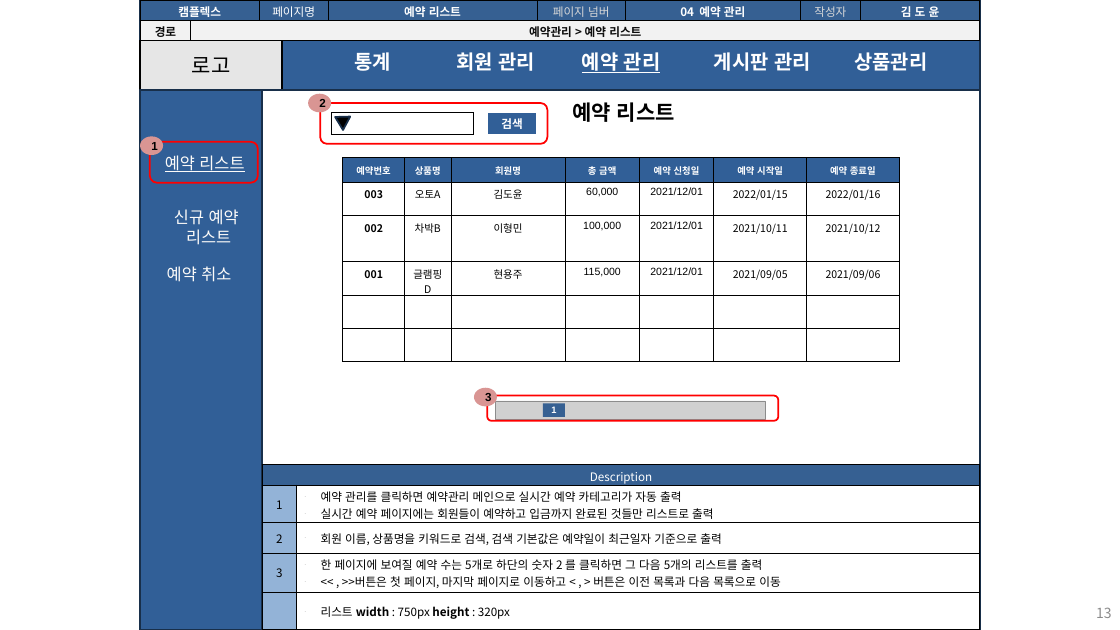
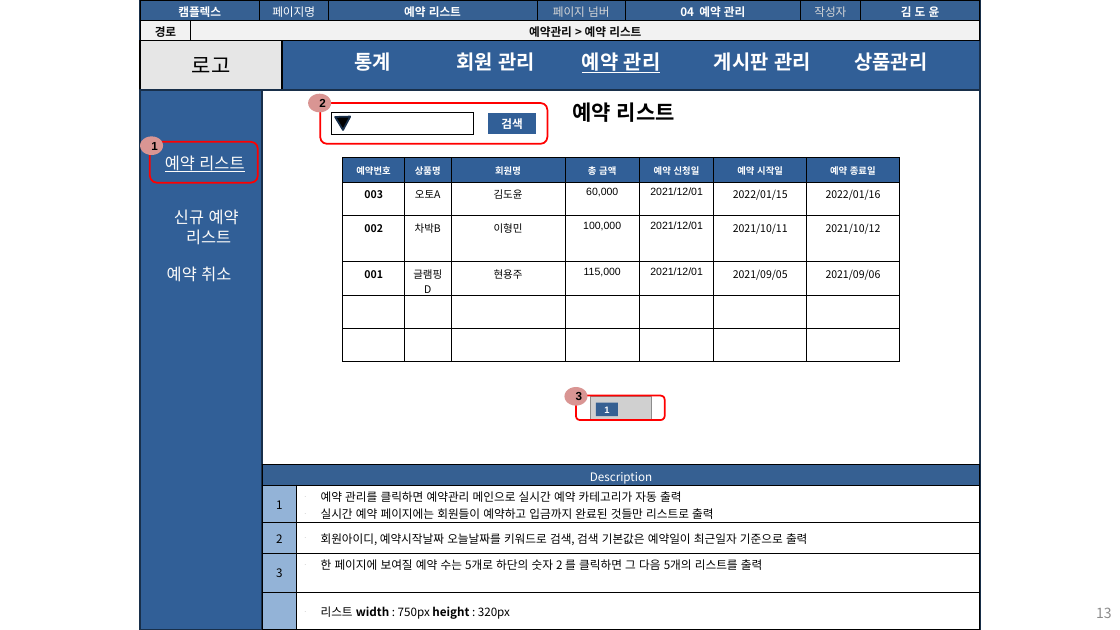
Before and after one commit to seoulsudal/CamFlexProject, a slide deck: slide 13 of 프로젝트 산출물/9. 스토리보드/캠플렉스 관리자_스토리보드.pptx. Drawn at 1120x630 pixels with LibreOffice and Linux fonts; fonts in the diff are those of the drawing; grey boxes stand for pictures. Boxes give left, top, right and bottom in pixels: in the first picture for what was removed or moved away, otherwise in the second. Text is boxed around its words. In the diff, an @@ line names an element or a change of style, - is before the commit and + after.

Commit message:
관리자 메인페이지 수정완료, 요구사항 스토리보드 수정중..

```diff
--- a/프로젝트 산출물/9. 스토리보드/캠플렉스 관리자_스토리보드.pptx
+++ b/프로젝트 산출물/9. 스토리보드/캠플렉스 관리자_스토리보드.pptx
@@ ellipse "3": place and size @@
-ellipse "3" at (474, 388, 497, 407)
+ellipse "3" at (565, 387, 587, 406)
@@ rounded rectangle: place and size @@
-rounded rectangle at (487, 396, 778, 421)
+rounded rectangle at (576, 396, 665, 420)
@@ picture: place and size @@
-picture at (495, 401, 765, 419)
+picture at (591, 397, 651, 420)
@@ rectangle "1": place and size @@
-rectangle "1" at (543, 403, 565, 417)
+rectangle "1" at (596, 402, 618, 416)
@@ table at (262, 465, 981, 630) @@
-row 3, column 2: 회원 이름, 상품명을 키워드로 검색, 검색 기본값은 예약일이 최근일자 기준으로 출력
+row 3, column 2: 회원아이디, 예약시작날짜 오늘날짜를 키워드로 검색, 검색 기본값은 예약일이 최근일자 기준으로 출력
-row 4, column 2: 한 페이지에 보여질 예약 수는 5개로 하단의 숫자 2 를 클릭하면 그 다음 5개의 리스트를 출력 / << , >>버튼은 첫 페이지, 마지막 페이지로 이동하고 < , > 버튼은 이전 목록과 다음 목록으로 이동
+row 4, column 2: 한 페이지에 보여질 예약 수는 5개로 하단의 숫자 2 를 클릭하면 그 다음 5개의 리스트를 출력
```
Also in this commit, not shown: 13 other slides changed, 11 other files.
